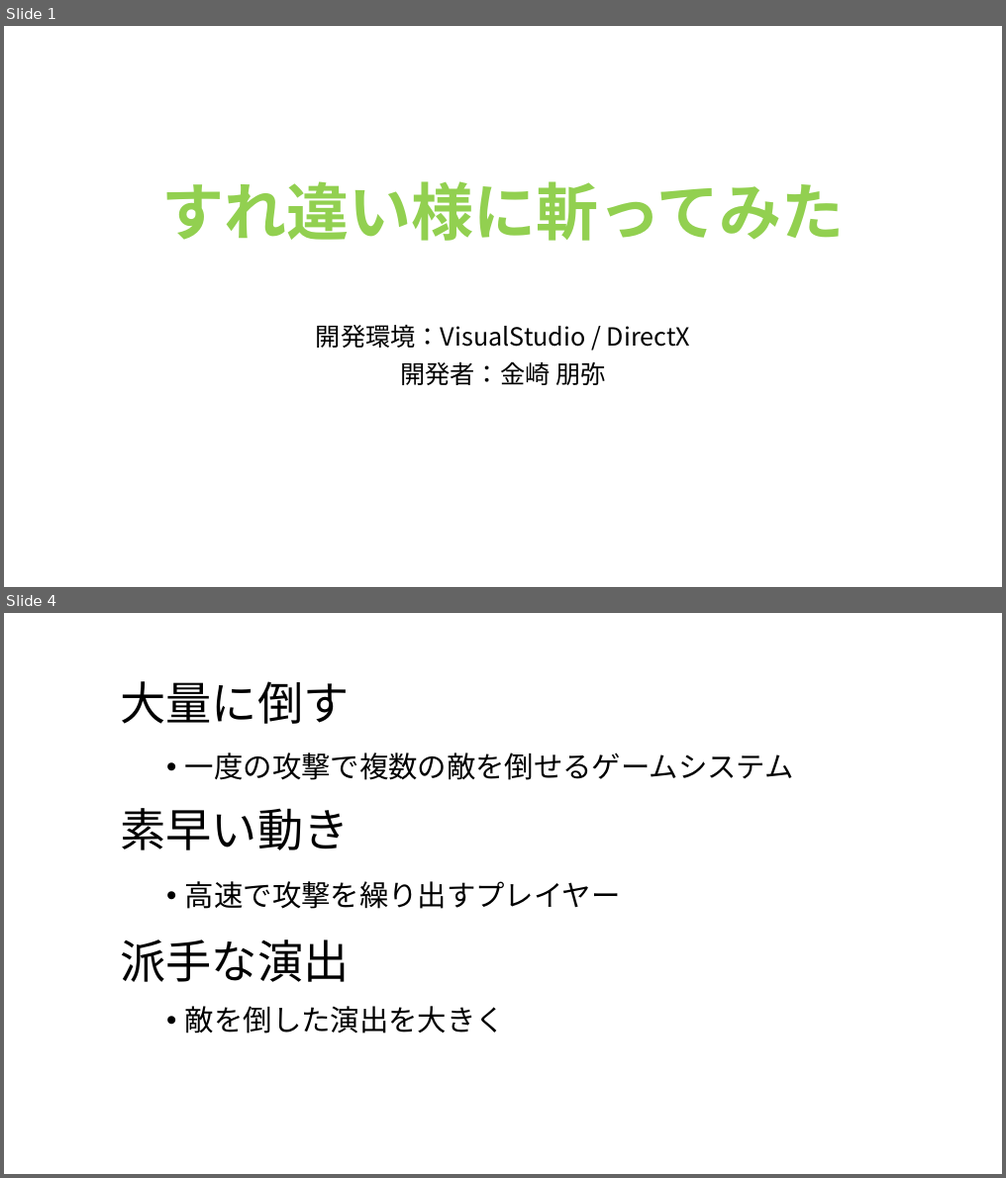
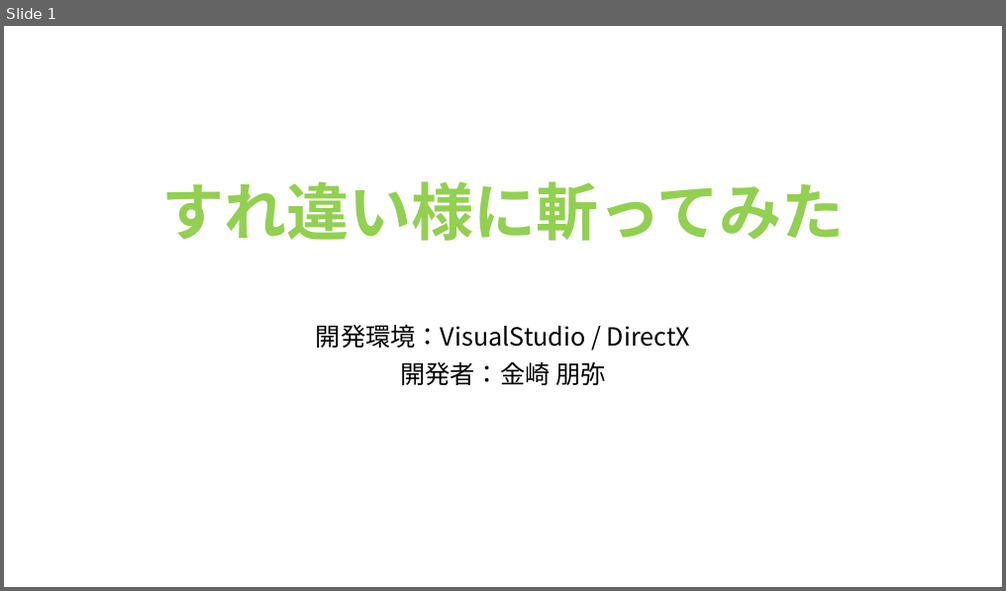
Before and after one commit to TomoyaKanazaki/Act_OneMonth, a slide deck: 企画系資料/企画書.pptx. Shown one above the other, each under a label of ours: slides 1 and 4 before the commit, slide 1 after it; the slides between them are not shown. The pictures are 1006x1178 and 1006x591 pixels, drawn with LibreOffice and Linux fonts; fonts in the diff are those of the drawing. Boxes give left, top, right and bottom in pixels: in the first picture for what was removed or moved away, otherwise in the second. Text is boxed around its words. In the diff, an @@ line names an element or a change of style, - is before the commit and + after.

Commit message:
ゲーム性の転換 ＊ゲームとして成立していません＊

```diff
--- a/企画系資料/企画書.pptx
+++ b/企画系資料/企画書.pptx
@@ slide 4 removed at box(4, 613, 1002, 1174), background #FFFFFF @@
@@ title removed at box(121, 681, 350, 724) @@
-大量に倒す
@@ text removed at box(185, 753, 794, 780) @@
-• 一度の攻撃で複数の敵を倒せるゲームシステム
@@ text removed at box(121, 808, 350, 851) @@
-素早い動き
@@ text removed at box(185, 881, 621, 909) @@
-• 高速で攻撃を繰り出すプレイヤー
@@ text removed at box(121, 940, 350, 982) @@
-派手な演出
@@ text removed at box(185, 1006, 505, 1034) @@
-• 敵を倒した演出を大きく
```
Also in this commit, not shown: 1 slide changed, 3 slides added, 4 other slides removed, 28 other files.
